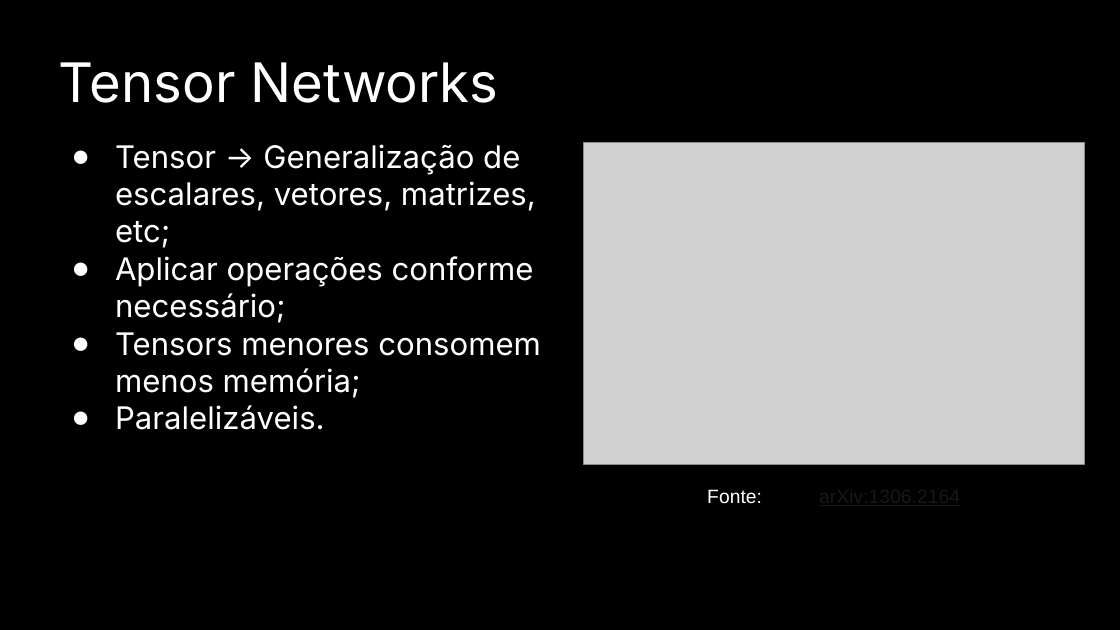
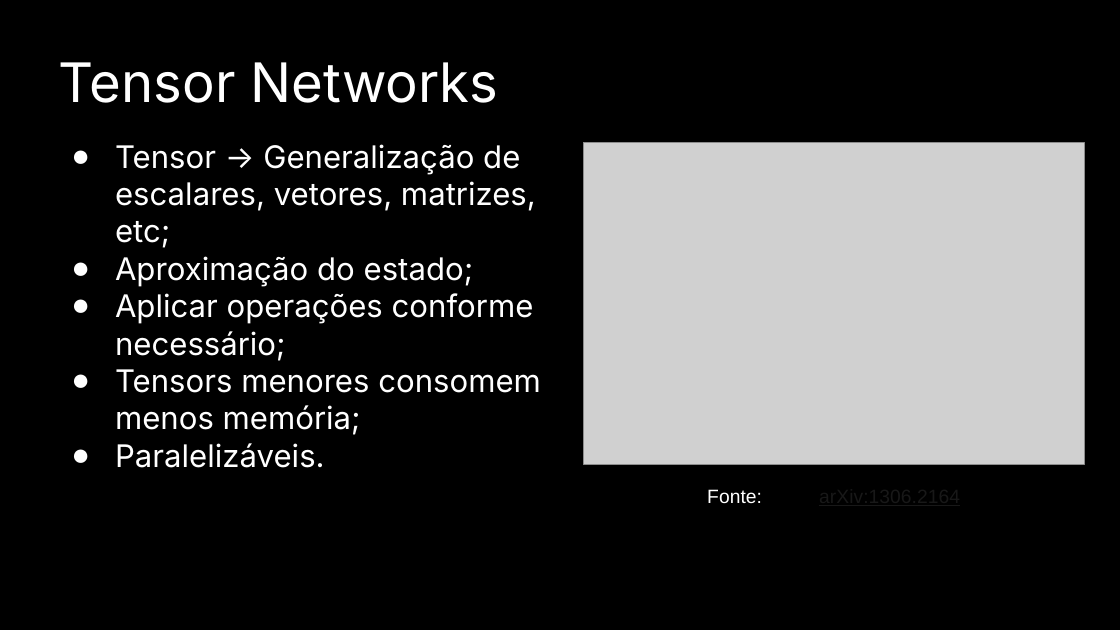
Before and after one commit to Dpbm/mestrado-aulas, a slide deck: slide 6 of algoritmos/projeto-seminario/Seminário.pptx. Drawn at 1120x630 pixels with LibreOffice and Linux fonts; fonts in the diff are those of the drawing; grey boxes stand for pictures. Boxes give left, top, right and bottom in pixels: in the first picture for what was removed or moved away, otherwise in the second. Text is boxed around its words. In the diff, an @@ line names an element or a change of style, - is before the commit and + after.

```diff
--- a/algoritmos/projeto-seminario/Seminário.pptx
+++ b/algoritmos/projeto-seminario/Seminário.pptx
@@ text at [115, 256, 474, 287]: paragraph added @@
+● Aproximação do estado;
```
Also in this commit, not shown: 1 other file.
